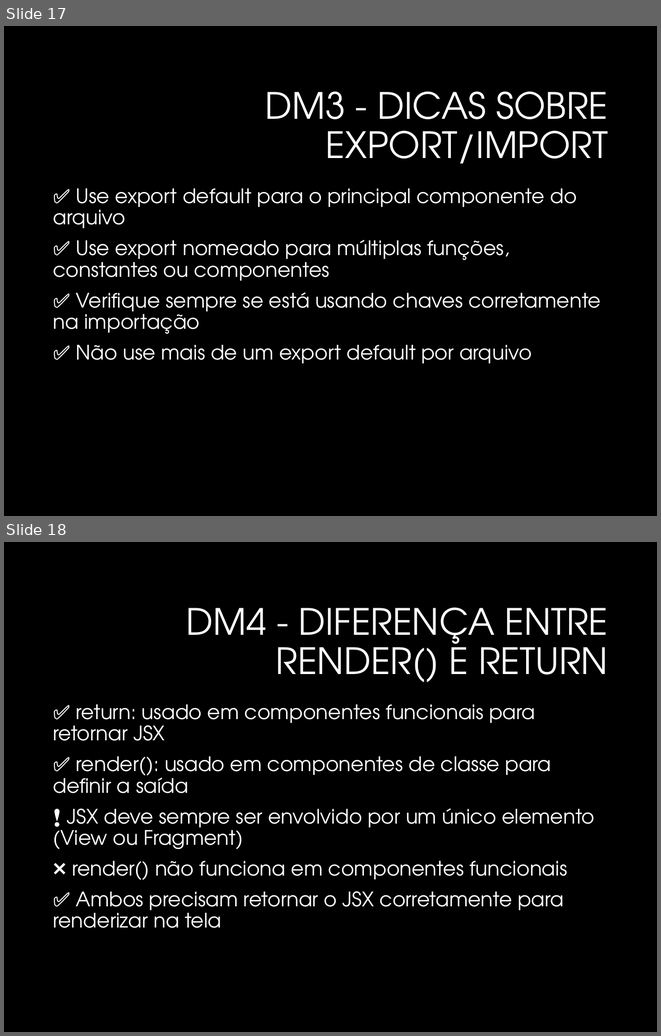
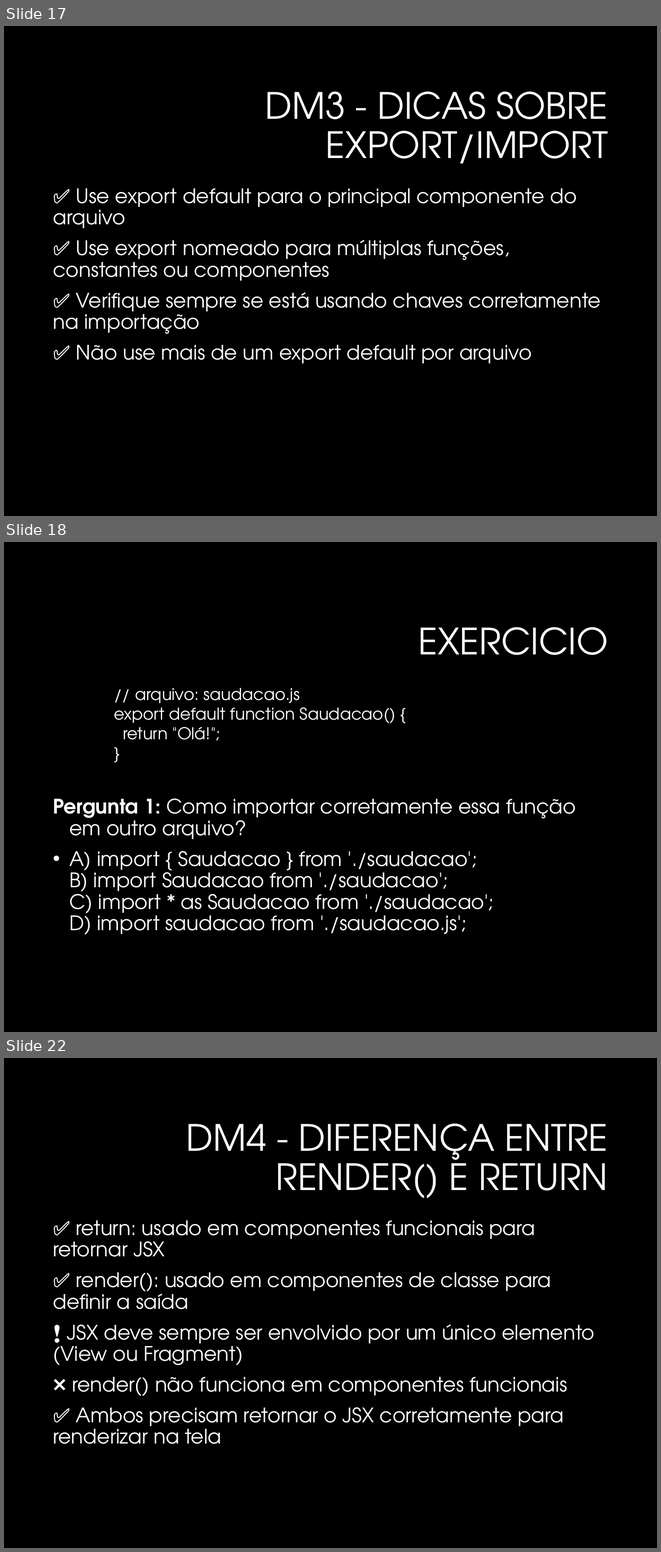
Before and after one commit to profpmarinho/2TDSPK-2025, a slide deck: Revisao/Aula1_Revisao_ReactNative.pptx. Shown one above the other, each under a label of ours: slides 17 and 18 before the commit, slides 17, 18 and 22 after it; the slides between them are not shown. The pictures are 661x1036 and 661x1552 pixels, drawn with LibreOffice and Linux fonts; fonts in the diff are those of the drawing; background and template pictures are left out. Boxes give left, top, right and bottom in pixels: in the first picture for what was removed or moved away, otherwise in the second. Text is boxed around its words. In the diff, an @@ line names an element or a change of style, - is before the commit and + after.

```diff
--- a/Revisao/Aula1_Revisao_ReactNative.pptx
+++ b/Revisao/Aula1_Revisao_ReactNative.pptx
@@ slide 18 added at [4,542,657,1032], background #000000 @@
@@ title added at [418,627,608,655], 40 pt, text #FFFFFF @@
+EXERCICIO
@@ text added at [114,688,396,740], 18 pt, text #FFFFFF @@
+// arquivo: saudacao.js
+export default function Saudacao() {
+return "Olá!";
+}
@@ text added at [53,798,576,935], 22 pt, text #FFFFFF @@
+Pergunta 1: Como importar corretamente essa função em outro arquivo?
+• A) import { Saudacao } from './saudacao';
+  B) import Saudacao from './saudacao';
+  C) import * as Saudacao from './saudacao';
+  D) import saudacao from './saudacao.js';
@@ what was slide 18 is now slide 22 @@
```
Also in this commit, not shown: 3 slides changed, 8 other slides added, 6 other files.
